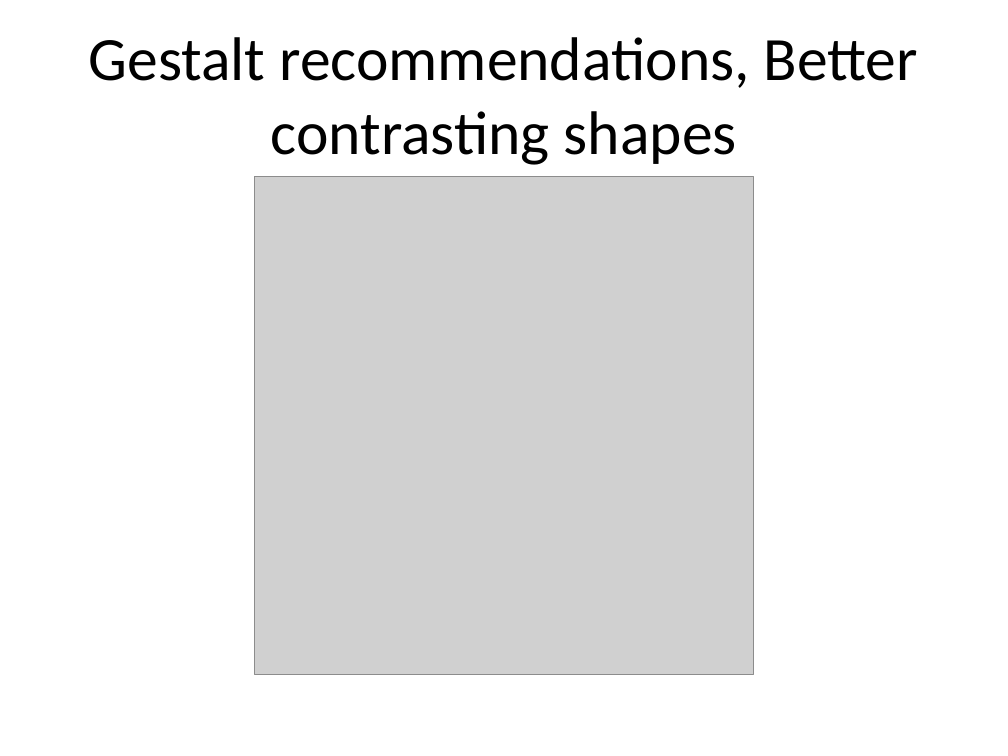
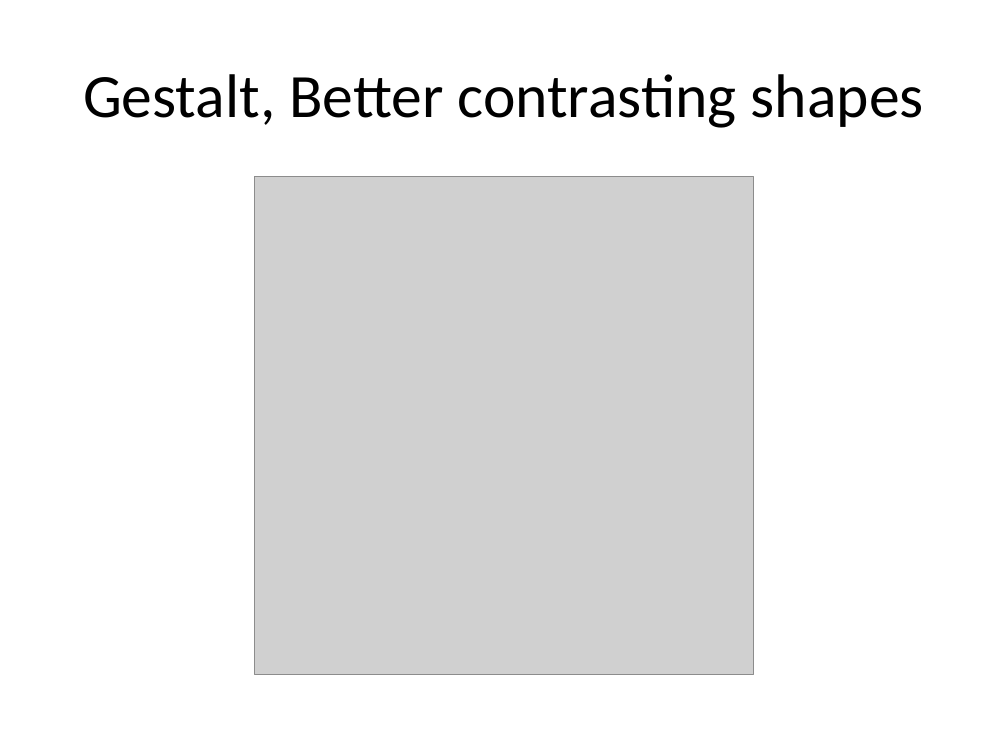
Before and after one commit to pmean/data-visualization, a slide deck: slide 7 of data-viz-03/component/recommendations-gestalt.pptx. Drawn at 1008x756 pixels with LibreOffice and Linux fonts; fonts in the diff are those of the drawing; grey boxes stand for pictures. Boxes give left, top, right and bottom in pixels: in the first picture for what was removed or moved away, otherwise in the second. Text is boxed around its words. In the diff, an @@ line names an element or a change of style, - is before the commit and + after.

```diff
--- a/data-viz-03/component/recommendations-gestalt.pptx
+++ b/data-viz-03/component/recommendations-gestalt.pptx
@@ title at (x1=83, y1=74, x2=924, y2=128): text changed @@
-Gestalt recommendations, Better contrasting shapes
+Gestalt, Better contrasting shapes
```
Also in this commit, not shown: 10 other slides changed, 3 slides added, 2 slides removed, 12 other files.
